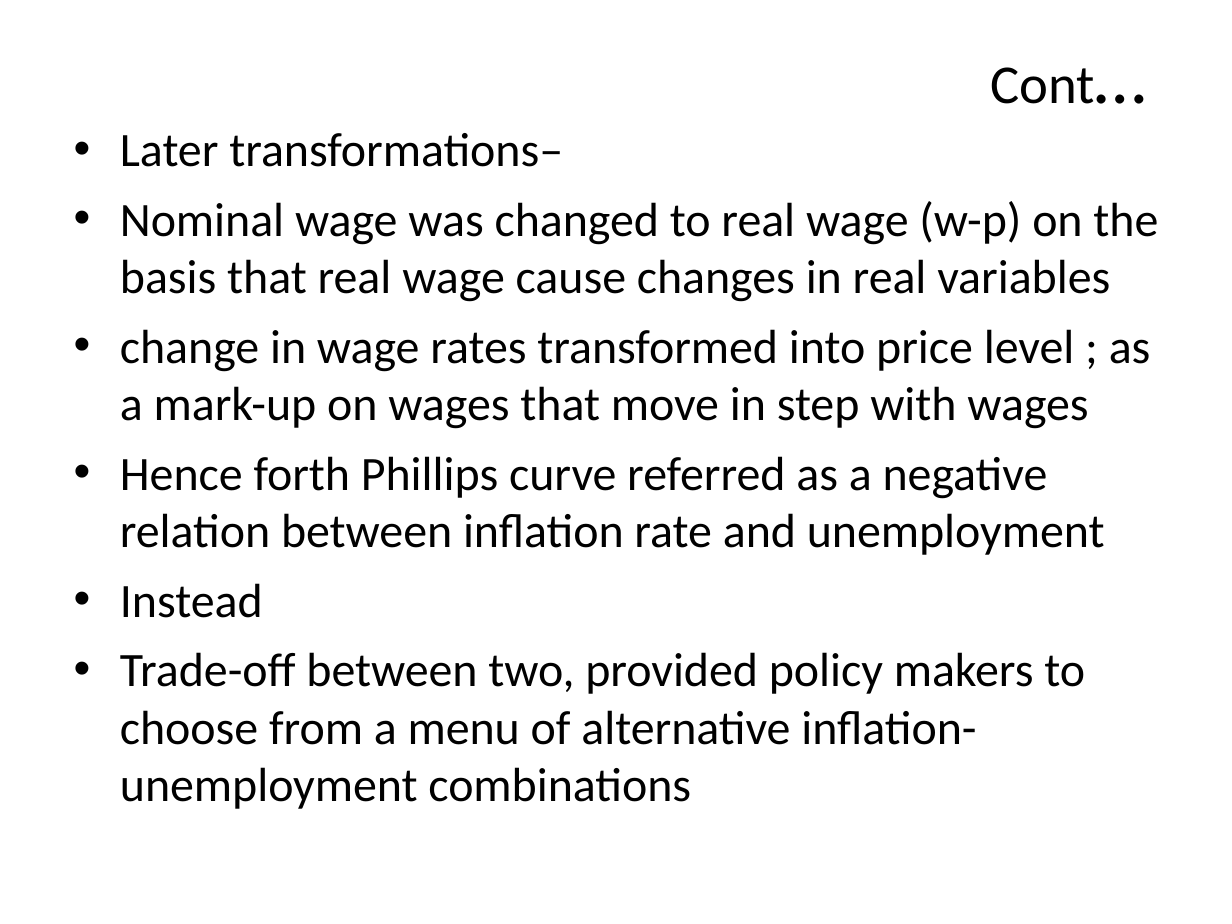
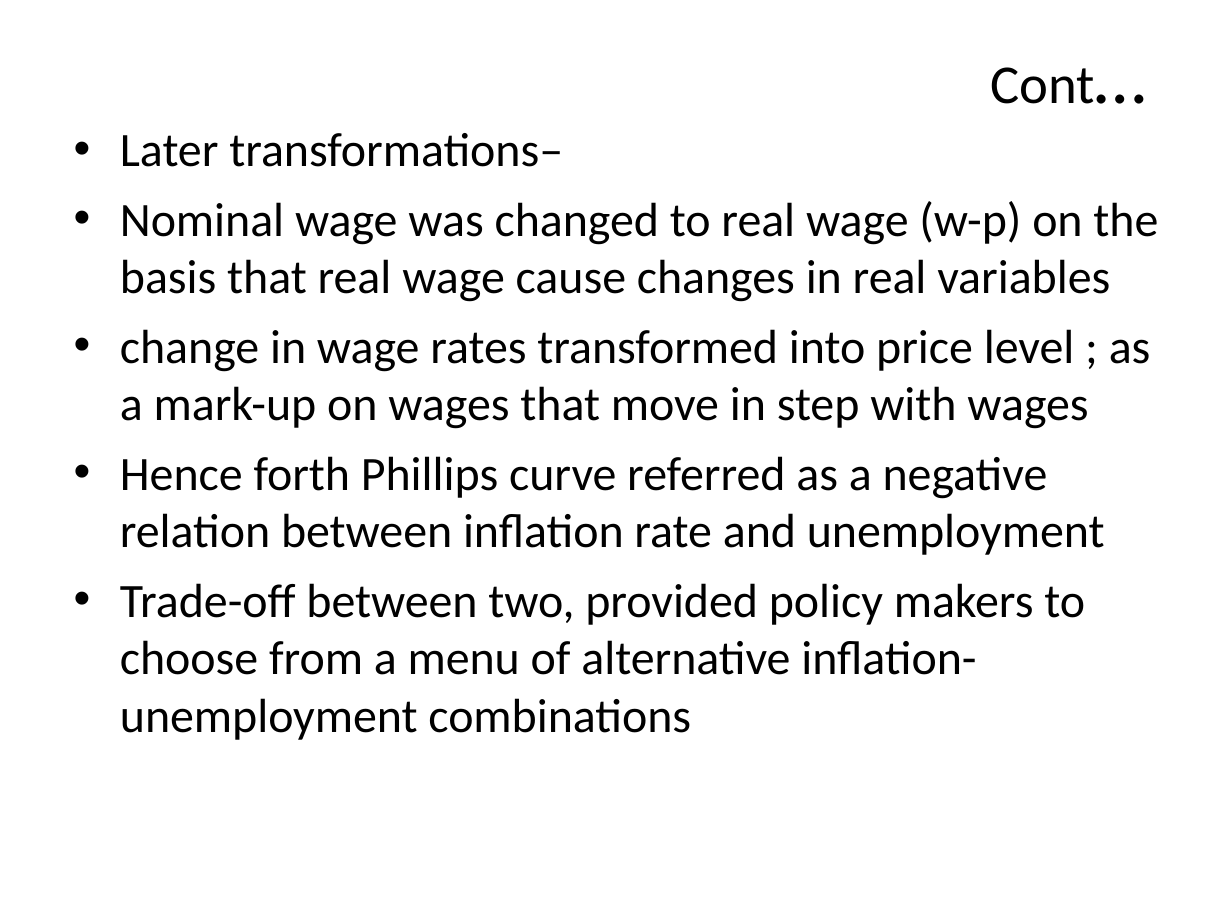
Before and after one commit to gunerilhan/gunerilhan.github.io, a slide deck: slide 8 of img/Week_20_ lect_1.ppt (slide 6 before the commit). Drawn at 1232x924 pixels with LibreOffice and Linux fonts; fonts in the diff are those of the drawing. Boxes give left, top, right and bottom in pixels: in the first picture for what was removed or moved away, otherwise in the second. Text is boxed around its words. In the diff, an @@ line names an element or a change of style, - is before the commit and + after.

```diff
--- a/img/Week_20_ lect_1.ppt
+++ b/img/Week_20_ lect_1.ppt
@@ text at bbox=[120, 583, 263, 618]: paragraph removed @@
-• Instead
```
